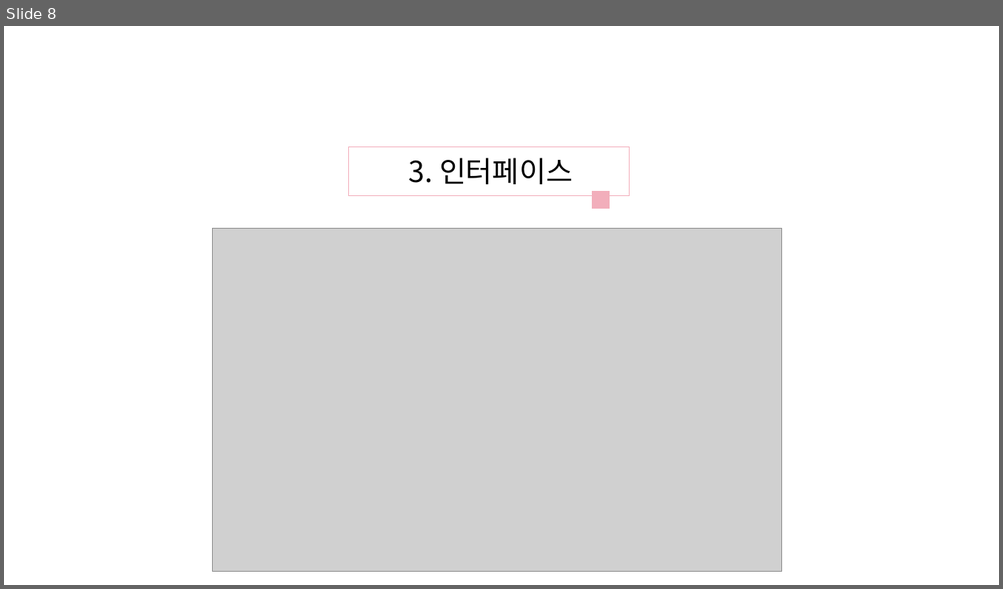
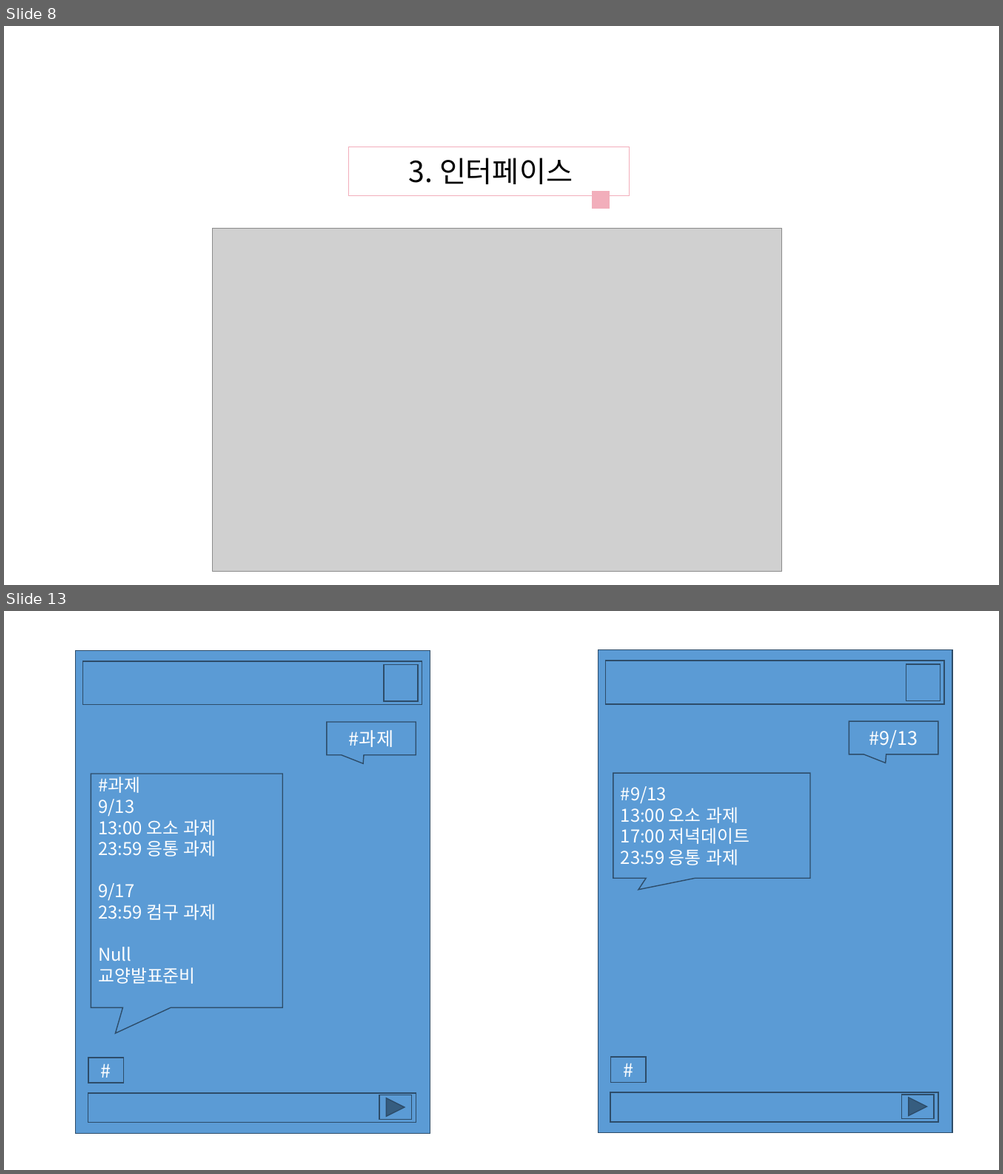
Before and after one commit to bluesky0960/KookMiNi, a slide deck: 오픈소스 기획서ver.1.pptx. Shown one above the other, each under a label of ours: slide 8 before the commit, slides 8 and 13 after it; the slides between them are not shown. The pictures are 1003x589 and 1003x1174 pixels, drawn with LibreOffice and Linux fonts; fonts in the diff are those of the drawing; grey boxes stand for pictures. Boxes give left, top, right and bottom in pixels: in the first picture for what was removed or moved away, otherwise in the second. Text is boxed around its words. In the diff, an @@ line names an element or a change of style, - is before the commit and + after.

Commit message:
기획서 발표 ver.2

```diff
--- a/오픈소스 기획서ver.1.pptx
+++ b/오픈소스 기획서ver.1.pptx
@@ slide 13 added at <box>4,611,999,1170</box>, background #FFFFFF @@
@@ rectangle added at <box>598,649,952,1133</box>, fill #5B9BD5, outline #2D4D6A 1 pt @@
@@ rectangle added at <box>606,661,944,704</box>, fill #5B9BD5, outline #2D4D6A 1 pt @@
@@ rectangle added at <box>906,664,940,701</box>, fill #5B9BD5, outline #2D4D6A 1 pt @@
@@ speech box added at <box>848,721,937,755</box>, fill #5B9BD5, outline #2D4D6A 1 pt, 18 pt, text #FFFFFF @@
+#9/13
@@ group added at <box>76,650,430,1134</box>: 5 rectangles, 2 speech boxes, 1 action button forward next @@
+#
+#과제
+#과제
+9/13
+13:00 오소 과제
+23:59 응통 과제
+9/17
+23:59 컴구 과제
+Null
+교양발표준비
@@ speech box added at <box>613,773,810,878</box>, fill #5B9BD5, outline #2D4D6A 1 pt, 17 pt, text #FFFFFF @@
+#9/13
+13:00 오소 과제
+17:00 저녁데이트
+23:59 응통 과제
@@ rectangle added at <box>611,1057,646,1082</box>, fill #5B9BD5, outline #2D4D6A 1 pt, 18 pt, text #FFFFFF @@
+#
@@ rectangle added at <box>611,1093,939,1123</box>, fill #5B9BD5, outline #2D4D6A 1 pt @@
@@ action button forward next added at <box>902,1095,933,1120</box>, fill #5B9BD5, outline #2D4D6A 1 pt @@
```
Also in this commit, not shown: 2 slides changed, 4 other slides added, 9 slides removed, 1 other file.
